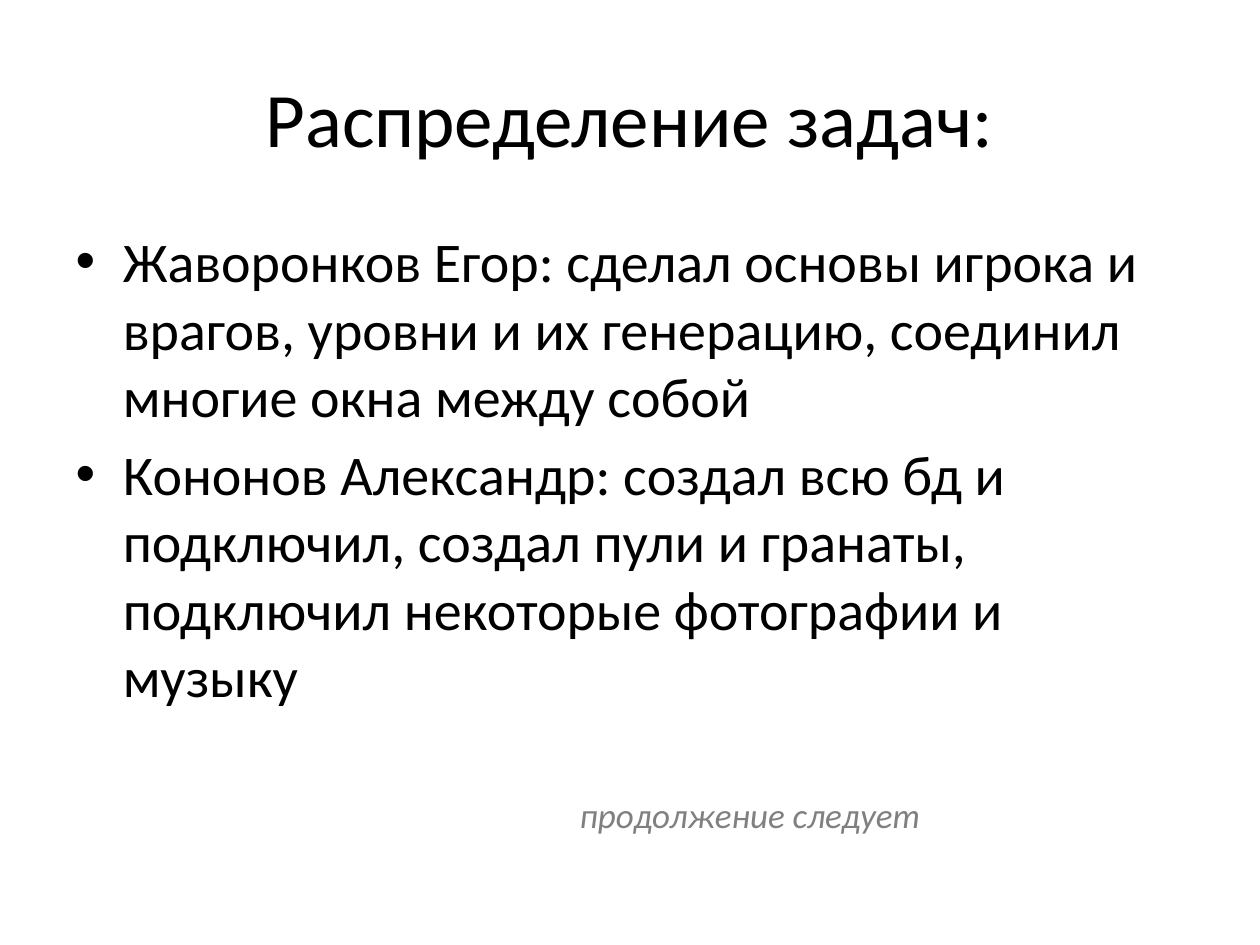
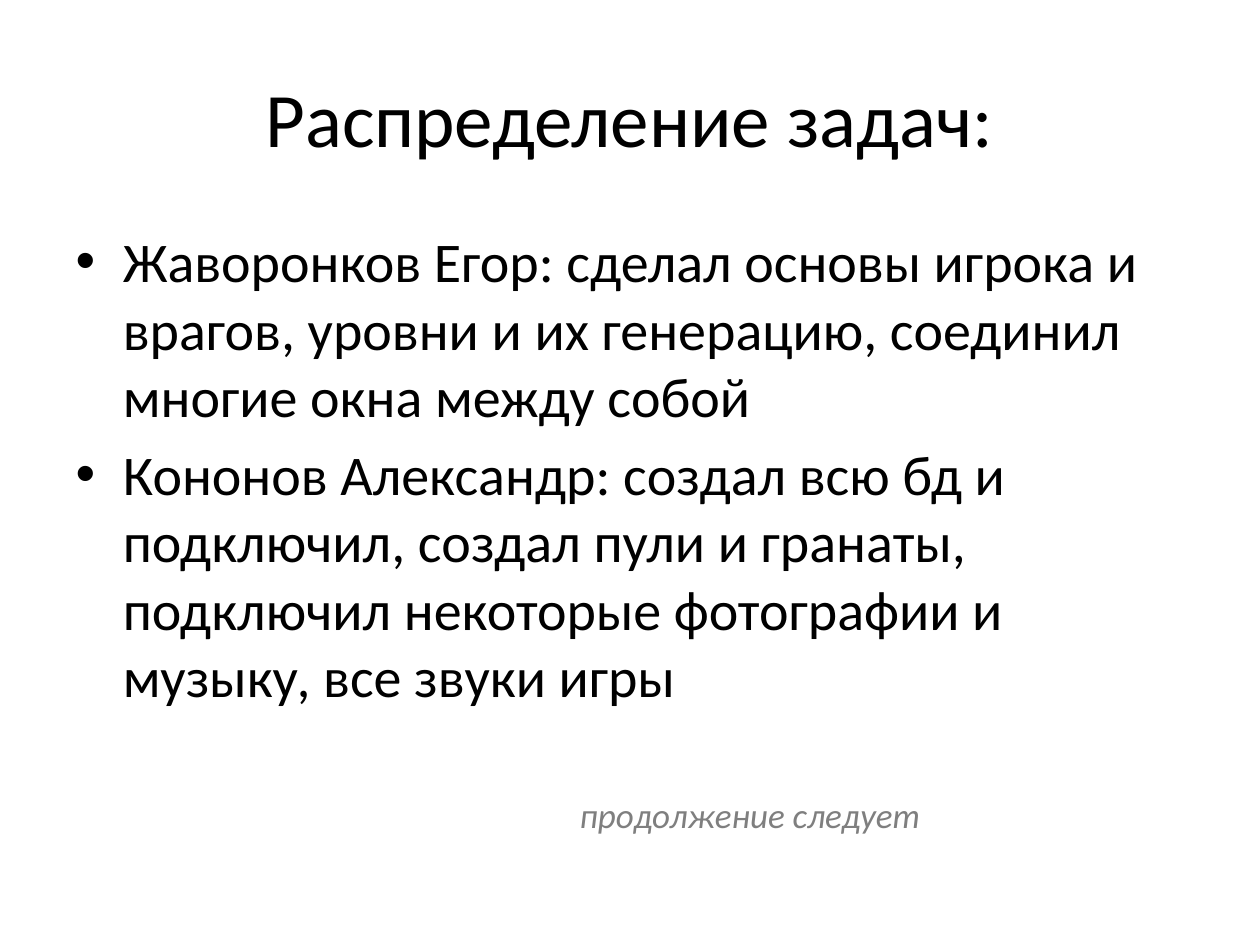
Before and after one commit to maslo-ruk/Cosmic-raids, a slide deck: slide 2 of materials/Cosmic Raids.pptx. Drawn at 1260x945 pixels with LibreOffice and Linux fonts; fonts in the diff are those of the drawing. Boxes give left, top, right and bottom in pixels: in the first picture for what was removed or moved away, otherwise in the second. Text is boxed around its words. In the diff, an @@ line names an element or a change of style, - is before the commit and + after.

```diff
--- a/materials/Cosmic Raids.pptx
+++ b/materials/Cosmic Raids.pptx
@@ text at (x1=123, y1=246, x2=1137, y2=834): text colour #808080 to #7F7F7F in "продолжение следует"; less space between paragraphs @@
@@ text at (x1=123, y1=457, x2=1005, y2=706): text changed @@
-• Кононов Александр: создал всю бд и подключил, создал пули и гранаты, подключил некоторые фотографии и музыку
+• Кононов Александр: создал всю бд и подключил, создал пули и гранаты, подключил некоторые фотографии и музыку, все звуки игры
```
Also in this commit, not shown: 7 other slides changed, 1 slide added, 1 slide removed, 4 other files.
